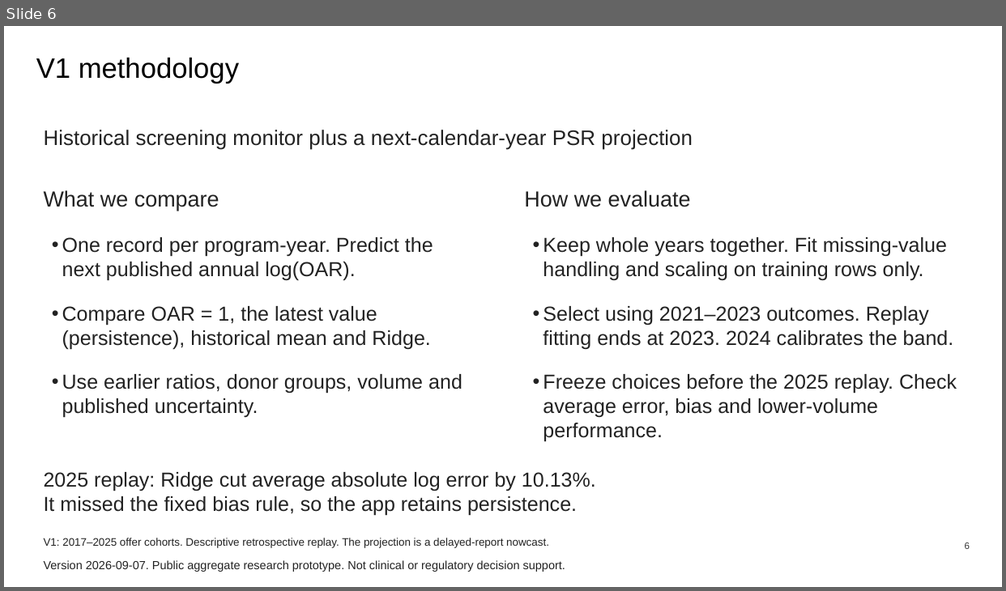
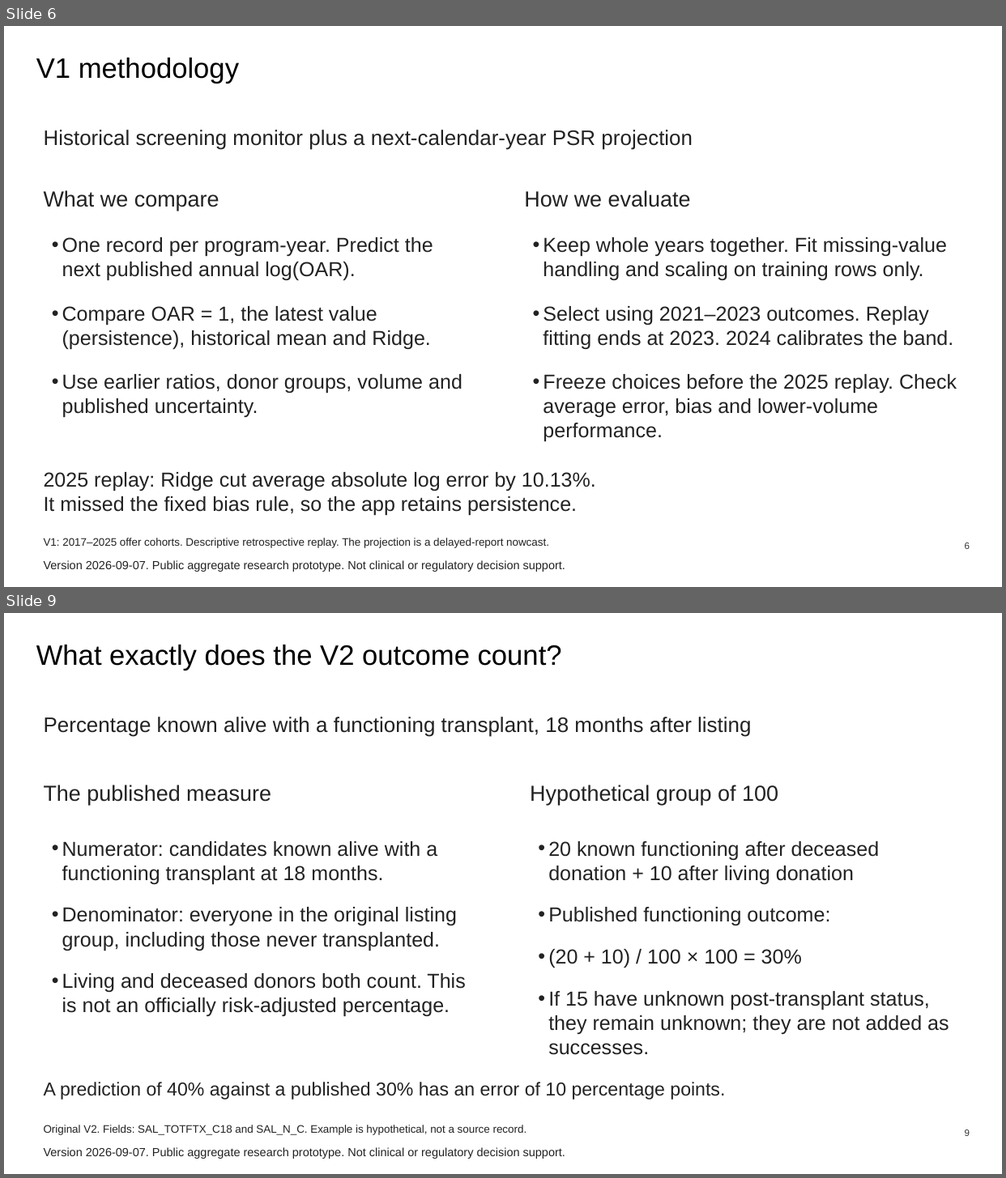
Before and after one commit to ca34525/Kidney-Acceptance-Signal-Monitor, a slide deck: docs/presentation/data-walkthrough/data-walkthrough.pptx. Shown one above the other, each under a label of ours: slide 6 before the commit, slides 6 and 9 after it; the slides between them are not shown. The pictures are 1006x591 and 1006x1178 pixels, drawn with LibreOffice and Linux fonts; fonts in the diff are those of the drawing. Boxes give left, top, right and bottom in pixels: in the first picture for what was removed or moved away, otherwise in the second. Text is boxed around its words. In the diff, an @@ line names an element or a change of style, - is before the commit and + after.

```diff
--- a/docs/presentation/data-walkthrough/data-walkthrough.pptx
+++ b/docs/presentation/data-walkthrough/data-walkthrough.pptx
@@ slide 9 added at bbox=[4, 613, 1002, 1174], background #FFFFFF @@
@@ title added at bbox=[36, 645, 562, 671], 27 pt, text #000000 @@
+What exactly does the V2 outcome count?
@@ text added at bbox=[44, 717, 751, 737], 20.2 pt, text #222222 @@
+Percentage known alive with a functioning transplant, 18 months after listing
@@ text added at bbox=[44, 785, 271, 805], 21 pt, text #222222 @@
+The published measure
@@ text added at bbox=[530, 785, 778, 805], 21 pt, text #222222 @@
+Hypothetical group of 100
@@ text added at bbox=[62, 841, 465, 1017], 19.5 pt, text #222222 @@
+• Numerator: candidates known alive with a functioning transplant at 18 months.
+• Denominator: everyone in the original listing group, including those never transplanted.
+• Living and deceased donors both count. This is not an officially risk-adjusted percentage.
@@ text added at bbox=[548, 841, 948, 1055], 19.5 pt, text #222222 @@
+• 20 known functioning after deceased donation + 10 after living donation
+• Published functioning outcome:
+  (20 + 10) / 100 × 100 = 30%
+• If 15 have unknown post-transplant status, they remain unknown; they are not added as successes.
@@ text added at bbox=[44, 1082, 725, 1100], 18 pt, text #222222 @@
+A prediction of 40% against a published 30% has an error of 10 percentage points.
@@ text added at bbox=[44, 1125, 527, 1135], 10.5 pt, text #222222 @@
+Original V2. Fields: SAL_TOTFTX_C18 and SAL_N_C. Example is hypothetical, not a source record.
@@ page number added at bbox=[965, 1130, 970, 1136], 9 pt, text #333333 @@
+9
@@ text added at bbox=[44, 1148, 565, 1159], 11.2 pt, text #222222 @@
+Version 2026-09-07. Public aggregate research prototype. Not clinical or regulatory decision support.
```
Also in this commit, not shown: 17 other slides added, 7 other files.
